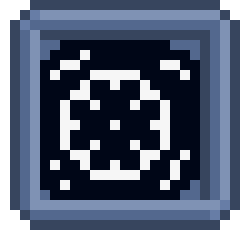
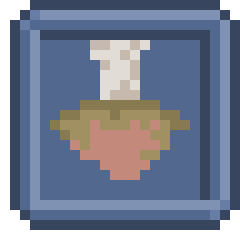
Comparing the layer stacks of the two 240 x 240 images. Changes:
added layer "Pasted Layer #36" above "Pasted Layer #35" over box(50, 40, 190, 180)
hid "Pasted Layer #35" over box(40, 40, 200, 200)
